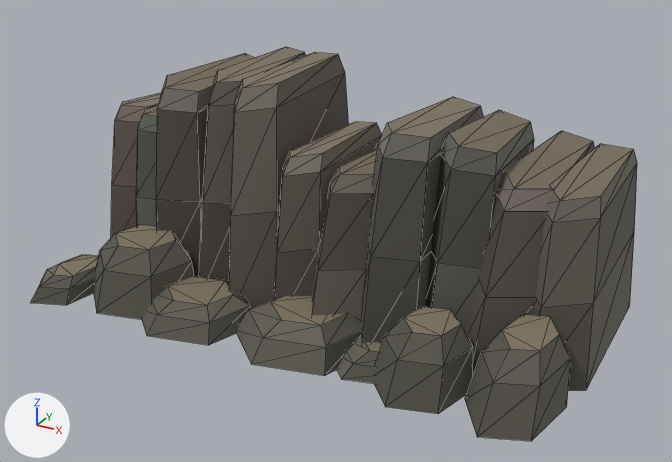
A saved change to the glTF model public/models/chukar-kit/split-shoulder-lite.glb.
One viewpoint serves both versions: a 50 mm camera at (15.9, -29.6, 17.0) aimed at (0.7, -2.0, 3.2). Every picture has the same lights, and +X, +Y and +Z are marked at lower left. The older version comes first. Mesh edges are drawn as thin lines. Vertices at exactly the same position are counted once.

Objects in the first picture: 'split-shoulder-lite'.
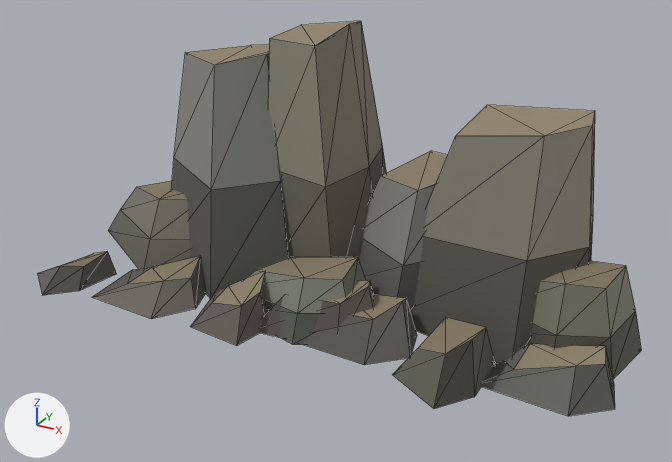
Diff of the bpy script that builds the scene:
```diff
--- a/public/models/chukar-kit/split-shoulder-lite.glb.py
+++ b/public/models/chukar-kit/split-shoulder-lite.glb.py
@@ me_split_shoulder_lite @@
 # used by ob_split_shoulder_lite; location = (0.0, 0.0, 0.0)
-me_split_shoulder_lite.from_pydata(...)  # 346 vertices, 592 faces; spans x -10.8..10.6, y -7.4..4.0, z 0.0..8.8
+me_split_shoulder_lite.from_pydata(...)  # 175 vertices, 294 faces; spans x -11.9..11.7, y -6.7..4.6, z 0.0..10.3
+# me_split_shoulder_lite part 1: the loose piece of 20 vertices spanning x 4.2..6.9, y -3.7..2.5, z 0.0..7.7 is rebuilt with 15 vertices and now spans x 2.7..9.8, y -2.9..2.8, z 0.0..7.8
+# me_split_shoulder_lite part 2: the loose piece of 20 vertices spanning x -7.1..-4.6, y -4.2..3.9, z 0.0..8.2 is rebuilt with 15 vertices and now spans x -8.3..-1.0, y -3.8..4.4, z 0.0..9.0
+# me_split_shoulder_lite part 3: the loose piece of 18 vertices spanning x -6.0..-1.3, y -7.2..-3.1, z 0.0..1.2 is rebuilt with 10 vertices and now spans x -4.1..-0.7, y -6.2..-2.7, z 0.0..1.7
+# me_split_shoulder_lite part 4: the loose piece of 18 vertices spanning x -8.6..-4.2, y -6.7..-2.6, z 0.0..2.5 is rebuilt with 10 vertices and now spans x -8.3..-4.0, y -6.1..-2.8, z 0.0..1.2
+# me_split_shoulder_lite part 5: the loose piece of 18 vertices spanning x -1.7..3.4, y -7.0..-2.4, z 0.0..1.4 is rebuilt with 10 vertices and now spans x -1.3..3.4, y -5.1..-2.3, z 0.0..2.0
+# me_split_shoulder_lite part 6: the loose piece of 18 vertices spanning x -10.8..-8.1, y -7.4..-3.3, z 0.0..0.9 is rebuilt with 10 vertices and now spans x -11.5..-8.6, y -6.7..-2.8, z 0.0..1.1
+# me_split_shoulder_lite part 7: the loose piece of 18 vertices spanning x 4.1..7.3, y -7.0..-3.5, z 0.0..2.4 is rebuilt with 10 vertices and now spans x 4.6..7.5, y -6.4..-2.4, z 0.0..2.1
+# me_split_shoulder_lite part 8: a new loose piece of 15 vertices spanning x -11.9..-4.6, y -3.3..3.1, z 0.0..3.2, in mat_basalt___vertex_paint
+# me_split_shoulder_lite part 9: a new loose piece of 15 vertices spanning x -3.8..1.5, y -1.9..3.9, z 0.0..10.3, in mat_basalt___vertex_paint
+# me_split_shoulder_lite part 10: a new loose piece of 15 vertices spanning x -0.3..5.6, y -2.7..4.6, z 0.0..5.5, in mat_basalt___vertex_paint
+# me_split_shoulder_lite part 11: a new loose piece of 15 vertices spanning x 6.1..11.6, y -3.0..2.1, z 0.0..3.4, in mat_basalt___vertex_paint
+# me_split_shoulder_lite part 12: a new loose piece of 15 vertices spanning x -3.5..2.5, y -5.2..-1.2, z 0.0..2.5, in mat_basalt___vertex_paint
+# me_split_shoulder_lite part 13
+# 216 vertices are removed from x -10.8..10.6, y -7.1..4.0, z 0.0..8.8
+# 380 faces are deleted
+# 20 vertices are added at x 0.1..11.7, y -5.1..-2.3, z 0.0..1.8
+# 32 new faces join them
 me_split_shoulder_lite.materials.append(mat_basalt___vertex_paint)
```

What differs and where, as boxes [x1, y1, x2, y2] in the pictures (672 x 462 px):
'split-shoulder-lite', reshaped: before [31, 47, 637, 441]; after [37, 21, 641, 416]
part 1 of me_split_shoulder_lite, rebuilt: before [426, 110, 534, 332]; after [412, 105, 595, 362]
part 2 of me_split_shoulder_lite, rebuilt: before [156, 53, 254, 277]; after [171, 44, 293, 299]
part 3 of me_split_shoulder_lite, rebuilt (30% narrower, 7% taller): before [142, 276, 251, 345]; after [190, 272, 266, 346]
part 4 of me_split_shoulder_lite, rebuilt (13% wider, 33% shorter): before [94, 225, 194, 319]; after [93, 256, 206, 319]
part 5 of me_split_shoulder_lite, rebuilt: before [236, 296, 361, 376]; after [260, 280, 374, 337]
part 6 of me_split_shoulder_lite, rebuilt: before [31, 255, 98, 305]; after [37, 251, 117, 295]
part 7 of me_split_shoulder_lite, rebuilt (14% shorter): before [374, 307, 473, 414]; after [392, 317, 495, 409]
part 8 of me_split_shoulder_lite, added: after [108, 181, 190, 269]
part 9 of me_split_shoulder_lite, added: after [268, 21, 387, 258]
part 10 of me_split_shoulder_lite, added: after [359, 151, 448, 315]
part 11 of me_split_shoulder_lite, added: after [530, 261, 641, 379]
part 12 of me_split_shoulder_lite, added: after [245, 257, 366, 344]
part 13 of me_split_shoulder_lite, cut back: before [111, 47, 637, 441]; after [302, 295, 615, 416]
